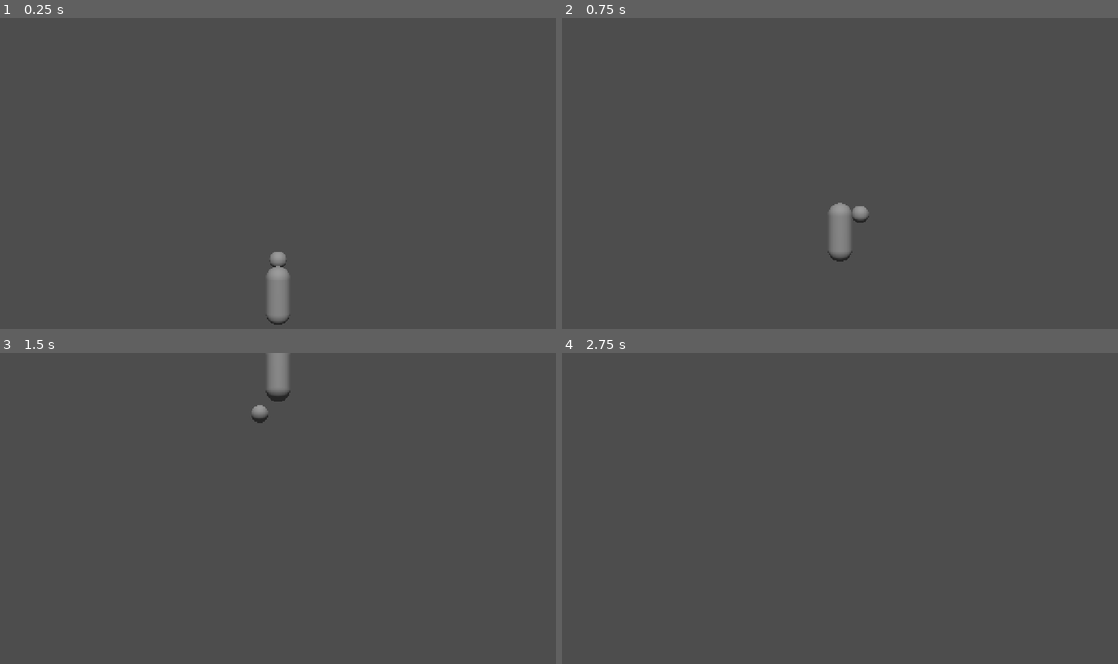
Above: before the commit, frames 1-4 (two rows, left to right).
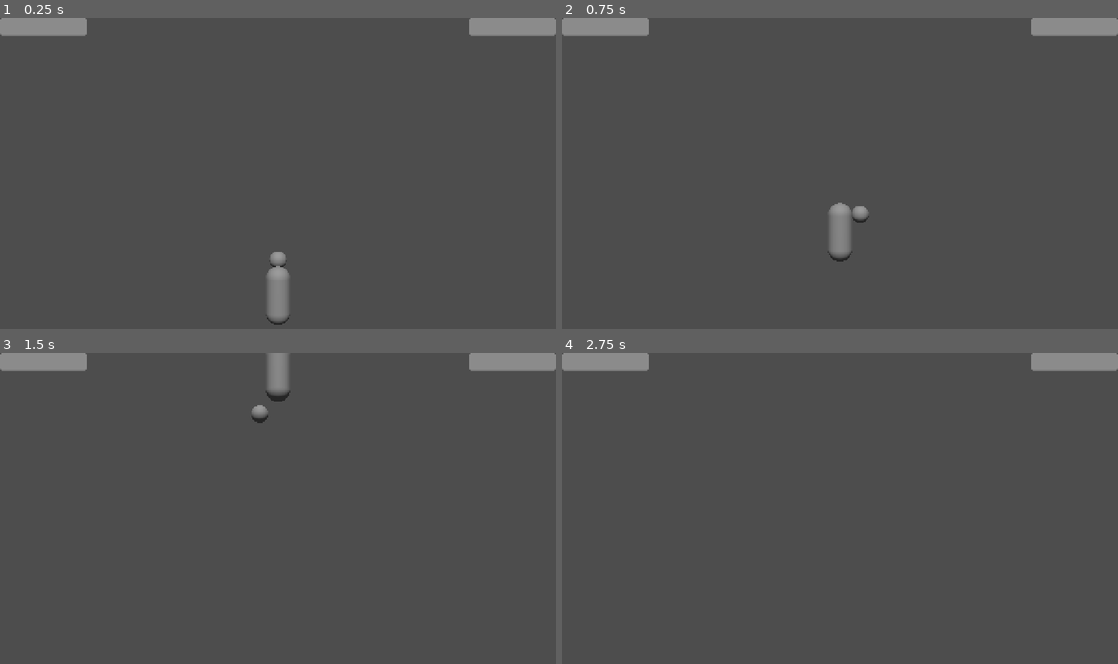
Above: after the commit, the same moments.

Repository: thomaskareka/csce552-3d
Game: Godot game, scene res://scenes/Gameplay.tscn
Two runs of this game, one before a commit and one after it. Both use one fixed random seed, a clock stepped at 60 frames per second and the inputs below.
Inputs (mouse positions are in pixels of both pictures, inside the frame that each line leads up to):
- Up to frame 1 (0.25 s): no input
- Up to frame 2 (0.75 s): tap Enter at 0.5 s; move the mouse to (867, 173) at 0.52 s; hold W (move_up) from 0.53 s (still down); right-click (867, 173) at 0.6 s
- Up to frame 3 (1.5 s): keep holding W (move_up); move the mouse to (250, 511) at 1.27 s; right-click (250, 511) at 1.35 s
- Up to frame 4 (2.75 s): keep holding W (move_up); move the mouse to (851, 502) at 2.02 s; right-click (851, 502) at 2.1 s

The runs differ from the first frame. In frame 1, 1.8% of the frame differs, in the area x 0-100%, y 0-6%; in frame 2, 1.8%; in frame 3, 1.8%; in frame 4, 1.8%.

Commit message:
basic health system

Diff:
--- /dev/null
+++ b/components/gameplay/HealthSystem.tscn
@@ -0,0 +1,6 @@
+[gd_scene load_steps=2 format=3 uid="uid://1hoyngcpgbsi"]
+
+[ext_resource type="Script" uid="uid://chxaat346aujx" path="res://components/gameplay/health_system.gd" id="1_epmu4"]
+
+[node name="HealthSystem" type="Node" groups=["health_system"]]
+script = ExtResource("1_epmu4")
--- a/components/UserInput.tscn
+++ b/components/gameplay/UserInput.tscn
@@ -1,6 +1,6 @@
 [gd_scene load_steps=2 format=3 uid="uid://bmopfdpauylrf"]
 
-[ext_resource type="Script" uid="uid://djoikbff7g24c" path="res://components/user_input.gd" id="1_vf0le"]
+[ext_resource type="Script" uid="uid://djoikbff7g24c" path="res://components/gameplay/user_input.gd" id="1_vf0le"]
 
 [node name="UserInput" type="Node"]
 script = ExtResource("1_vf0le")
--- /dev/null
+++ b/components/gameplay/health_system.gd
@@ -0,0 +1,20 @@
+extends Node
+class_name HealthSystem
+
+enum EntityType {
+	PLAYER, BOSS, ENEMY
+}
+
+@export var max_health := 100
+@export var entity_type := EntityType.ENEMY
+
+var current_health := max_health
+
+signal health_changed(current: int, max: int, type: EntityType)
+signal died(type: EntityType)
+
+func take_damage(amount: int):
+	current_health = max(current_health - amount, 0)
+	health_changed.emit(current_health, max_health, entity_type)
+	if current_health == 0:
+		died.emit(entity_type)
--- /dev/null
+++ b/components/scene_managers/gameplay_manager.gd
@@ -0,0 +1,32 @@
+extends Node3D
+class_name GameplayManager
+
+@onready var gameplay_gui: GameplayGUI = $GameplayGUI
+
+func _init() -> void:
+	pass
+
+func _ready() -> void:
+	_start_game()
+
+func _start_game() -> void:
+	for hs: HealthSystem in get_tree().get_nodes_in_group("health_system"):
+		hs.died.connect(_on_entity_died)
+		hs.health_changed.connect(_on_entity_hp_changed)
+
+
+func _on_entity_hp_changed(current: int, max: int, type: HealthSystem.EntityType):
+	if not (type == HealthSystem.EntityType.ENEMY):
+		gameplay_gui.change_hp_bar(current, max, type)
+
+func _on_entity_died(type: HealthSystem.EntityType):
+	if type == HealthSystem.EntityType.BOSS:
+		_win_game()
+	elif type == HealthSystem.EntityType.PLAYER:
+		_lose_game()
+
+func _win_game() -> void:
+	print("win")
+
+func _lose_game() -> void:
+	print("lose")
--- a/objects/Player.tscn
+++ b/objects/Player.tscn
@@ -1,6 +1,7 @@
-[gd_scene load_steps=5 format=3 uid="uid://bdpifgyevjjc5"]
+[gd_scene load_steps=6 format=3 uid="uid://bdpifgyevjjc5"]
 
-[ext_resource type="PackedScene" uid="uid://bmopfdpauylrf" path="res://components/UserInput.tscn" id="1_8ak8y"]
+[ext_resource type="PackedScene" uid="uid://bmopfdpauylrf" path="res://components/gameplay/UserInput.tscn" id="1_8ak8y"]
+[ext_resource type="PackedScene" uid="uid://1hoyngcpgbsi" path="res://components/gameplay/HealthSystem.tscn" id="2_gndvh"]
 
 [sub_resource type="CapsuleMesh" id="CapsuleMesh_gndvh"]
 radius = 0.25
@@ -29,3 +30,6 @@
 [node name="AimIndicator" type="MeshInstance3D" parent="."]
 transform = Transform3D(1, 0, 0, 0, 1, 0, 0, 0, 1, 0, 0, 5)
 mesh = SubResource("SphereMesh_8ak8y")
+
+[node name="HealthSystem" parent="." instance=ExtResource("2_gndvh")]
+entity_type = 0
--- a/project.godot
+++ b/project.godot
@@ -29,6 +29,7 @@
 [global_group]
 
 Player=""
+health_system=""
 
 [input]
 
--- a/scenes/Gameplay.tscn
+++ b/scenes/Gameplay.tscn
@@ -1,10 +1,43 @@
-[gd_scene load_steps=4 format=3 uid="uid://yhh26tl28cen"]
+[gd_scene load_steps=6 format=3 uid="uid://yhh26tl28cen"]
 
 [ext_resource type="PackedScene" uid="uid://dyafskg3ggf6v" path="res://objects/Environment.tscn" id="1_5sdaa"]
+[ext_resource type="Script" uid="uid://dbqgo16rb0puw" path="res://components/scene_managers/gameplay_manager.gd" id="1_a8mty"]
 [ext_resource type="PackedScene" uid="uid://dgi3541b0t7ph" path="res://objects/GameCamera.tscn" id="2_a8mty"]
 [ext_resource type="PackedScene" uid="uid://bdpifgyevjjc5" path="res://objects/Player.tscn" id="3_jfxgp"]
+[ext_resource type="Script" uid="uid://dbw7pnpc5lwuj" path="res://scenes/gameplay_gui_manager.gd" id="5_jfxgp"]
 
 [node name="Gameplay" type="Node3D"]
+script = ExtResource("1_a8mty")
+
+[node name="GameplayGUI" type="Control" parent="."]
+layout_mode = 3
+anchors_preset = 0
+offset_right = 1280.0
+offset_bottom = 720.0
+script = ExtResource("5_jfxgp")
+
+[node name="HBoxContainer" type="HBoxContainer" parent="GameplayGUI"]
+custom_minimum_size = Vector2(1280, 720)
+layout_mode = 0
+offset_right = 40.0
+offset_bottom = 40.0
+
+[node name="PlayerHPBar" type="ProgressBar" parent="GameplayGUI/HBoxContainer"]
+custom_minimum_size = Vector2(200, 40)
+layout_mode = 2
+value = 100.0
+show_percentage = false
+
+[node name="Spacer" type="Control" parent="GameplayGUI/HBoxContainer"]
+layout_mode = 2
+size_flags_horizontal = 3
+
+[node name="EnemyHPBar" type="ProgressBar" parent="GameplayGUI/HBoxContainer"]
+custom_minimum_size = Vector2(200, 40)
+layout_mode = 2
+value = 100.0
+fill_mode = 1
+show_percentage = false
 
 [node name="WorldEnvironment" parent="." instance=ExtResource("1_5sdaa")]
 
--- /dev/null
+++ b/scenes/gameplay_gui_manager.gd
@@ -0,0 +1,13 @@
+extends Control
+class_name GameplayGUI
+
+@onready var player_hp_bar: ProgressBar = $HBoxContainer/PlayerHPBar
+@onready var boss_hp_bar: ProgressBar = $HBoxContainer/EnemyHPBar
+
+func change_hp_bar(hp, max, type: HealthSystem.EntityType):
+	var target_bar = boss_hp_bar
+	if type == HealthSystem.EntityType.PLAYER:
+		target_bar = player_hp_bar
+
+	target_bar.max_value = max
+	target_bar.value = hp
Not shown, added: components/gameplay/health_system.gd.uid
Renamed: components/user_input.gd -> components/gameplay/user_input.gd
Renamed: components/user_input.gd.uid -> components/gameplay/user_input.gd.uid
Not shown, added: components/scene_managers/gameplay_manager.gd.uid
Not shown, added: scenes/gameplay_gui_manager.gd.uid
